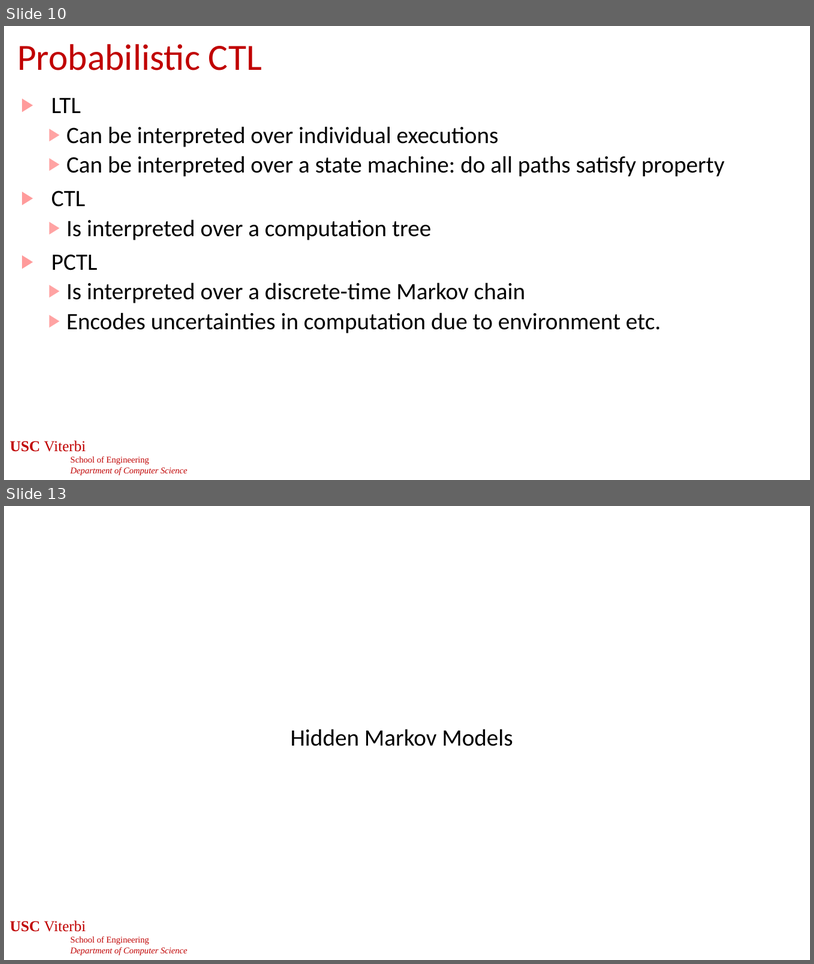
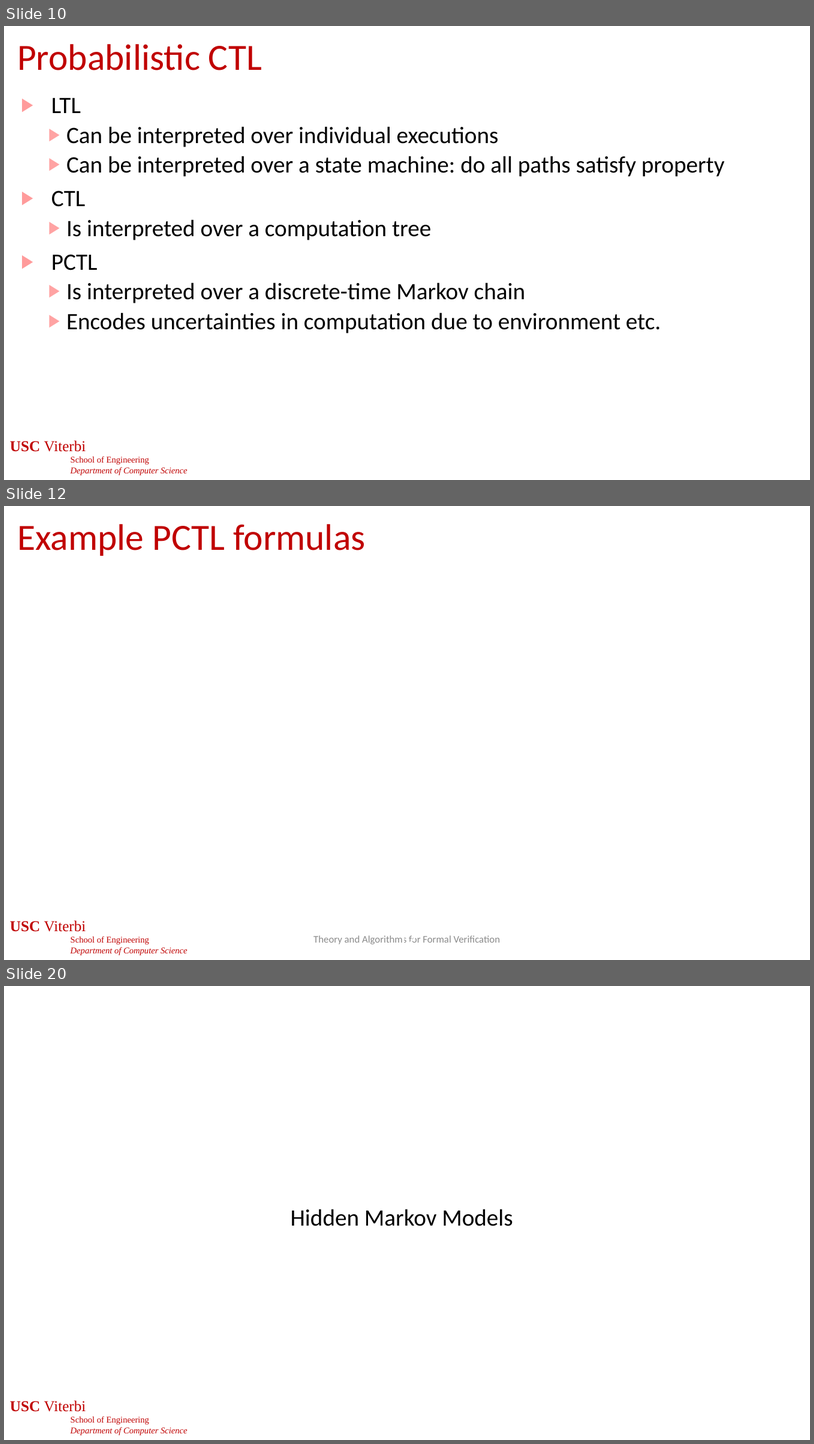
Before and after one commit to jdeshmukh/jdeshmukh.github.io, a slide deck: teaching/cs513-autocps-fall-2025/slides/ProbabilisticModels.pptx. Shown one above the other, each under a label of ours: slides 10 and 13 before the commit, slides 10, 12 and 20 after it; the slides between them are not shown. The pictures are 814x964 and 814x1444 pixels, drawn with LibreOffice and Linux fonts; fonts in the diff are those of the drawing; grey boxes stand for pictures; background and template pictures are left out. Boxes give left, top, right and bottom in pixels: in the first picture for what was removed or moved away, otherwise in the second. Text is boxed around its words. In the diff, an @@ line names an element or a change of style, - is before the commit and + after.

```diff
--- a/teaching/cs513-autocps-fall-2025/slides/ProbabilisticModels.pptx
+++ b/teaching/cs513-autocps-fall-2025/slides/ProbabilisticModels.pptx
@@ slide 12 added at (x1=4, y1=506, x2=810, y2=960), background #FFFFFF; not listed: 1 template element that a slide beside it also shows @@
@@ title added at (x1=17, y1=524, x2=366, y2=556), 44 pt, text #C00000 @@
+Example PCTL formulas
@@ text added at (x1=314, y1=935, x2=500, y2=944), 12 pt, text #8C8C8C @@
+Theory and Algorithms for Formal Verification
@@ page number added at (x1=398, y1=935, x2=418, y2=942), 24 pt, text #FFFFFF @@
+12
@@ what was slide 13 is now slide 20 @@
```
Also in this commit, not shown: 3 slides changed, 7 other slides added, 1 slide removed.
